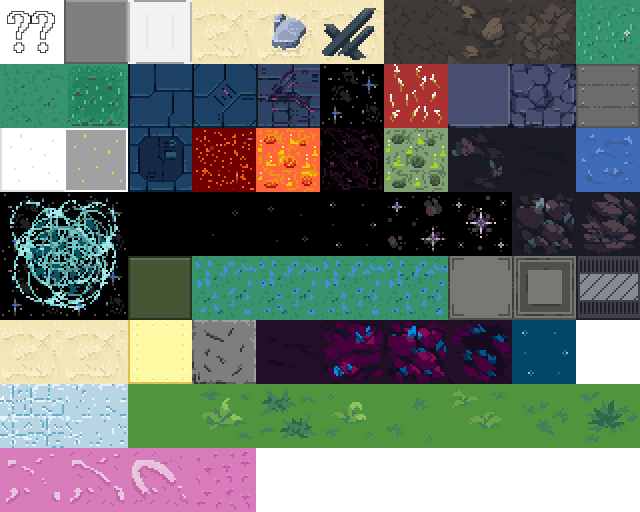
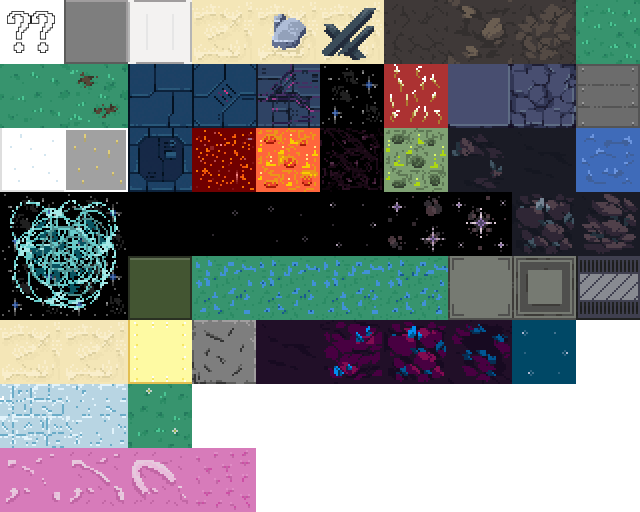
The second w=640, h=512 image is a revision of the first. Changes to its layers:
added layer "floor-grass" above "floor-grass-old" over box(576, 0, 640, 64)
renamed "floor-grass" to "floor-grass-old", moved it above "floor-grass-dirt-patch" over box(576, 0, 640, 64)
added layer "floor-grass-dirt-patch" above "floor-grass-hill-old" over box(64, 64, 128, 128)
renamed "floor-grass-hill" to "floor-grass-hill-old", moved it above "floor-grass-yellow-flower" over box(64, 64, 128, 128)
removed layer "floor-grass-plain" over box(128, 384, 192, 448)
renamed "floor-grass-group" to "floor-grass-yellow-flower", painted on it over box(128, 384, 640, 448)
removed layer "floor-grass-bushes" over box(192, 384, 256, 448)
added layer "floor-grass-simple" above "floor-grass-simple-old" over box(0, 64, 64, 128)
renamed "floor-grass-simple" to "floor-grass-simple-old", hid it over box(0, 64, 64, 128)
